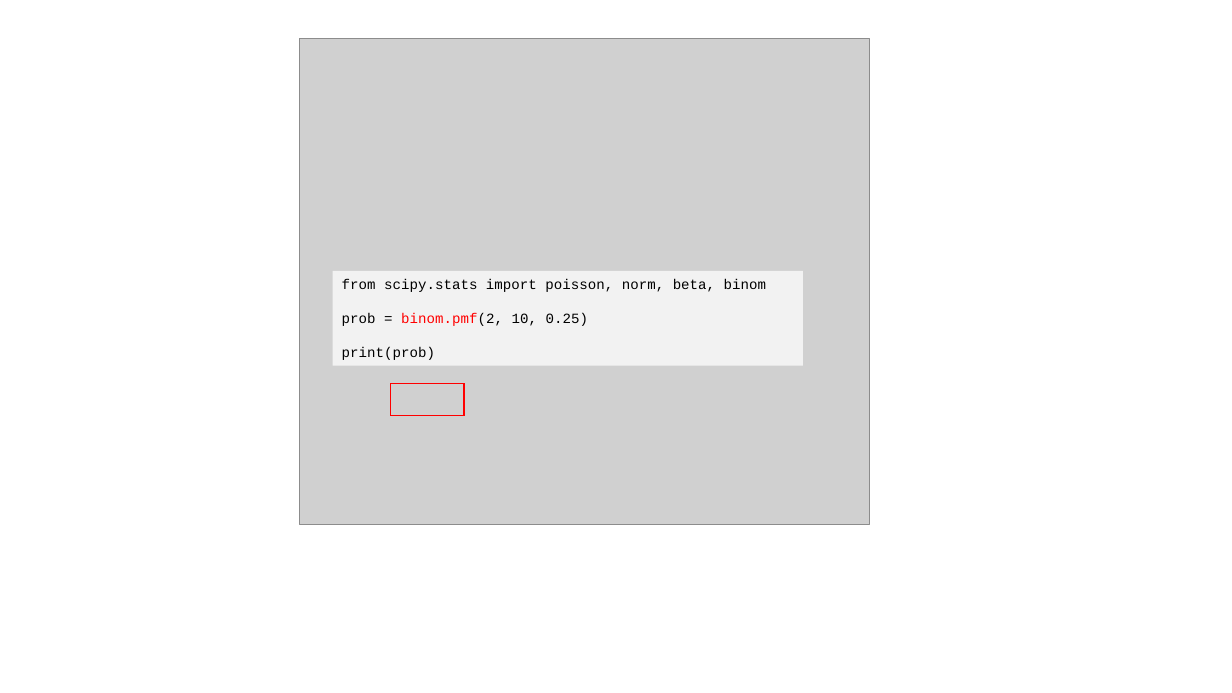
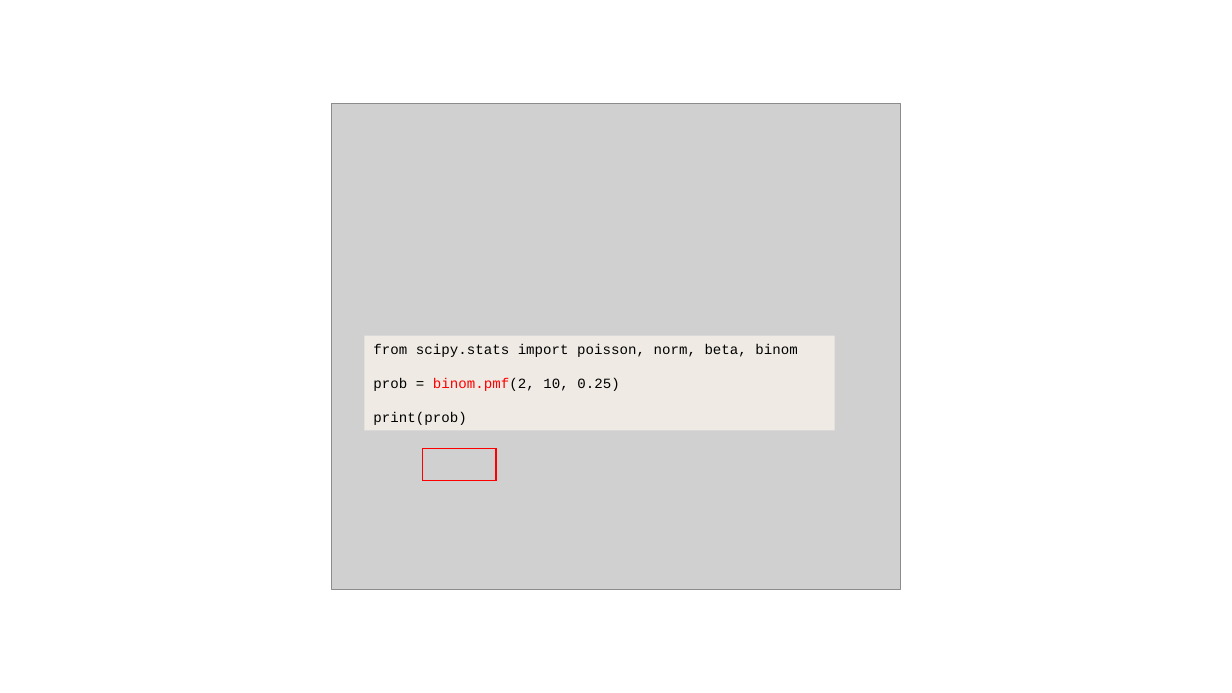
Before and after one commit to JNYH/DataCamp_Assessment, a slide deck: slide 30 of Statistical_Experimentation.pptx (slide 26 before the commit). Drawn at 1232x693 pixels with LibreOffice and Linux fonts; fonts in the diff are those of the drawing; grey boxes stand for pictures. Boxes give left, top, right and bottom in pixels: in the first picture for what was removed or moved away, otherwise in the second. Text is boxed around its words. In the diff, an @@ line names an element or a change of style, - is before the commit and + after.

```diff
--- a/Statistical_Experimentation.pptx
+++ b/Statistical_Experimentation.pptx
@@ picture: place and size @@
-picture at (299,39,869,524)
+picture at (332,104,901,589)
@@ rectangle "from scipy.stats import poisson, norm, ...": place and size @@
-rectangle "from scipy.stats import poisson, norm, ..." at (333,271,803,366)
+rectangle "from scipy.stats import poisson, norm, ..." at (364,335,835,431)
@@ rectangle "from scipy.stats import poisson, norm, ..." at (364,335,835,431): fill #F2F2F2 to #EFEBE4 @@
@@ rectangle: place and size @@
-rectangle at (391,384,465,416)
+rectangle at (422,448,496,481)
```
Also in this commit, not shown: 50 other slides changed, 13 slides added.
